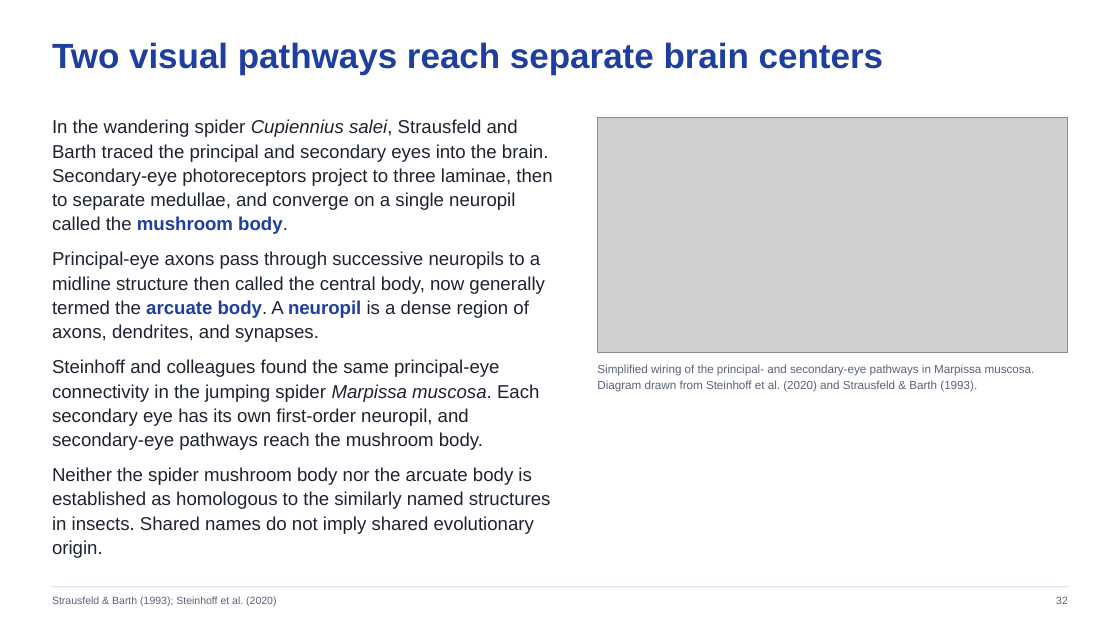
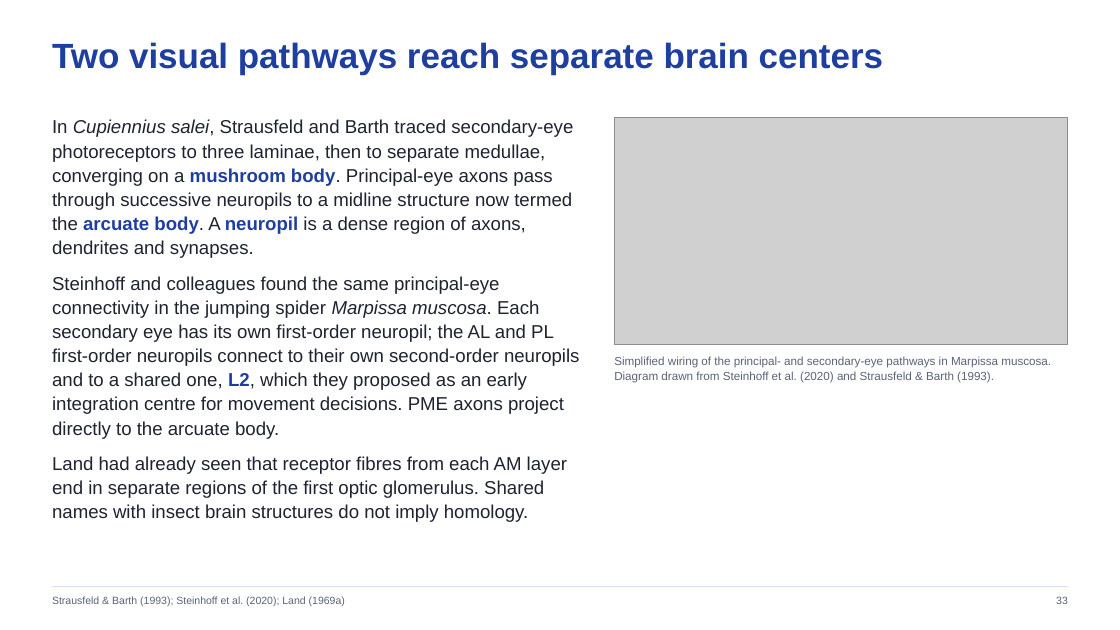
Before and after one commit to jordanxxlopez/NEUROETHOLOGY, a slide deck: slide 33 of lectures/L12/Neuroethology_Lecture12_FA2026.pptx (slide 32 before the commit). Drawn at 1120x630 pixels with LibreOffice and Linux fonts; fonts in the diff are those of the drawing; grey boxes stand for pictures. Boxes give left, top, right and bottom in pixels: in the first picture for what was removed or moved away, otherwise in the second. Text is boxed around its words. In the diff, an @@ line names an element or a change of style, - is before the commit and + after.

```diff
--- a/lectures/L12/Neuroethology_Lecture12_FA2026.pptx
+++ b/lectures/L12/Neuroethology_Lecture12_FA2026.pptx
@@ text at (52, 119, 580, 522): text changed @@
-In the wandering spider Cupiennius salei, Strausfeld and Barth traced the principal and secondary eyes into the brain. Secondary-eye photoreceptors project to three laminae, then to separate medullae, and converge on a single neuropil called the mushroom body.
-Principal-eye axons pass through successive neuropils to a midline structure then called the central body, now generally termed the arcuate body. A neuropil is a dense region of axons, dendrites, and synapses.
-Steinhoff and colleagues found the same principal-eye connectivity in the jumping spider Marpissa muscosa. Each secondary eye has its own first-order neuropil, and secondary-eye pathways reach the mushroom body.
-Neither the spider mushroom body nor the arcuate body is established as homologous to the similarly named structures in insects. Shared names do not imply shared evolutionary origin.
+In Cupiennius salei, Strausfeld and Barth traced secondary-eye photoreceptors to three laminae, then to separate medullae, converging on a mushroom body. Principal-eye axons pass through successive neuropils to a midline structure now termed the arcuate body. A neuropil is a dense region of axons, dendrites and synapses.
+Steinhoff and colleagues found the same principal-eye connectivity in the jumping spider Marpissa muscosa. Each secondary eye has its own first-order neuropil; the AL and PL first-order neuropils connect to their own second-order neuropils and to a shared one, L2, which they proposed as an early integration centre for movement decisions. PME axons project directly to the arcuate body.
+Land had already seen that receptor fibres from each AM layer end in separate regions of the first optic glomerulus. Shared names with insect brain structures do not imply homology.
@@ picture: place and size @@
-picture at (597, 118, 1068, 353)
+picture at (614, 118, 1068, 344)
@@ text "Simplified wiring of the principal- ...": place and size @@
-text "Simplified wiring of the principal- ..." at (597, 364, 1035, 392)
+text "Simplified wiring of the principal- ..." at (614, 356, 1051, 383)
@@ text at (52, 596, 345, 606): text changed @@
-Strausfeld & Barth (1993); Steinhoff et al. (2020)
+Strausfeld & Barth (1993); Steinhoff et al. (2020); Land (1969a)
```
Also in this commit, not shown: 26 other slides changed, 8 slides added, 8 slides removed, 32 other files.
